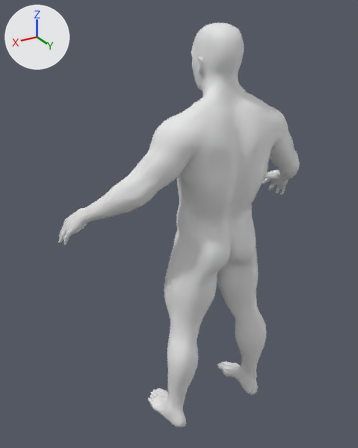
A saved change to the glTF model game/assets/humans/dwarf_male_adult.glb.
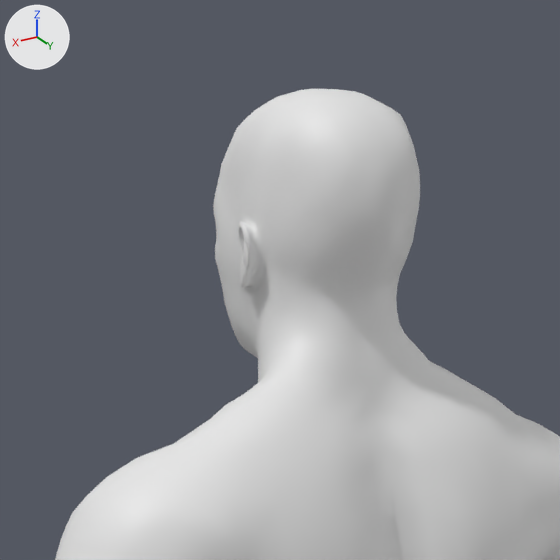
There are two pictures of each version: one whole from a camera (50 mm lens) standing at (0.921, 1.26, 1.463) and looking at (0.067, -0.163, 0.752), one close up on the part from 38% to 78% of the width and 0% to 32% of the height. Arrows for +X, +Y and +Z are at upper left; the lights stay in place. The first two pictures are the older version. Materials are left out; every surface is plain grey. Vertices at exactly the same position are counted once.

Names of what the first close-up shows: 'Body'.
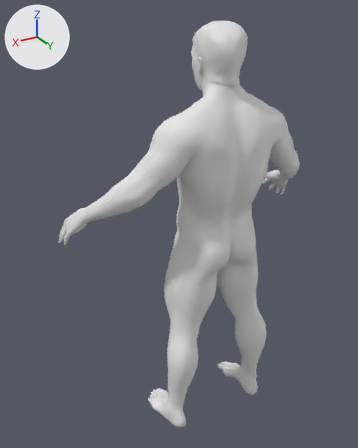
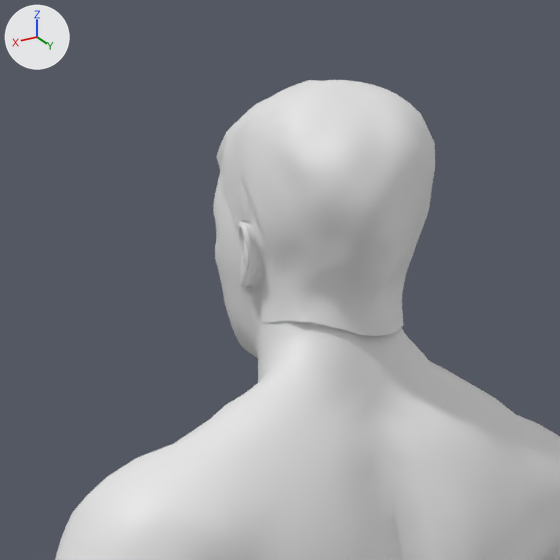
What the commit changed:
me_mesh_0 is used by ob_body; location (0.0, 0.0, 0.0).
me_mesh_0 had 13380 vertices, 26756 faces and spanned x -0.487..0.487, y -0.311..0.1, z 0.001..1.43.
me_mesh_0 now has 14611 vertices, 29042 faces and spans x -0.487..0.487, y -0.311..0.1, z 0.001..1.437.
me_mesh_0 part 1: a new loose piece of 1011 vertices spanning x -0.086..0.071, y -0.153..0.055, z 1.248..1.437.
Other edits to the shape of me_mesh_0 do not show in these pictures.

What differs and where, as boxes (x1, y1, x2, y2) in the close-ups (560 x 560 px):
'Body', reshaped: before (55, 89, 560, 560); after (55, 80, 560, 560)
part 1 of me_mesh_0, added: after (216, 80, 435, 336)
